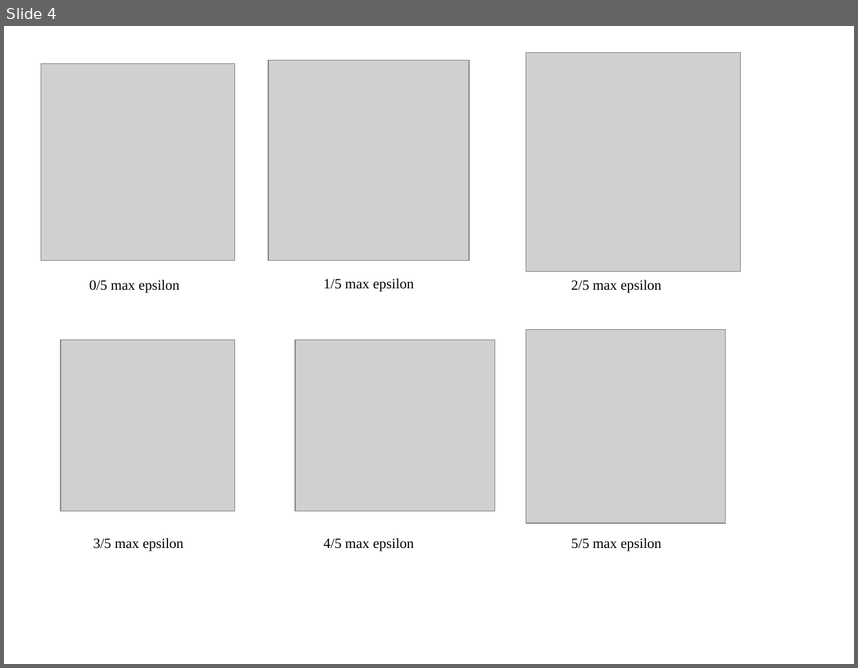
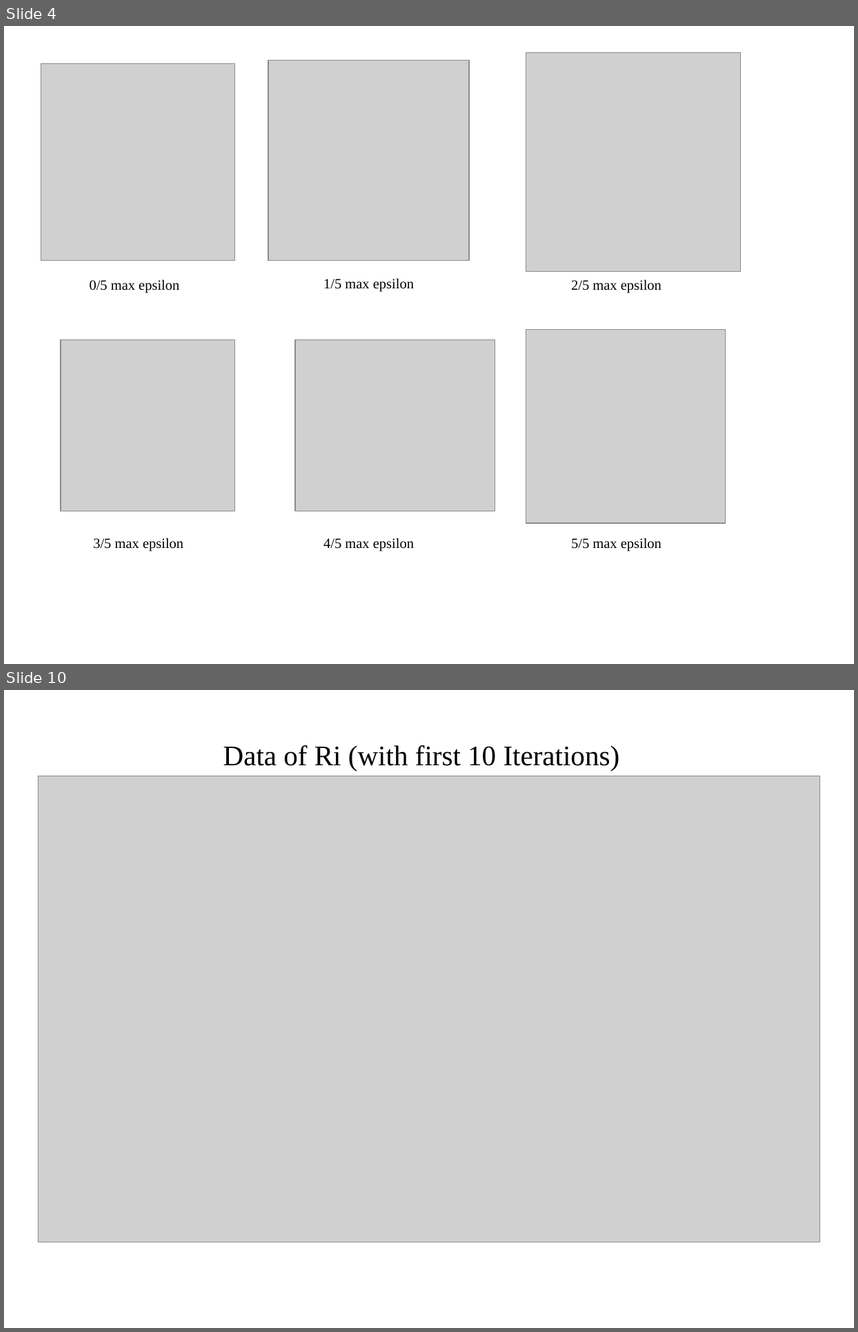
Before and after one commit to Hellozepp117/bolun117, a slide deck: papers/report 11 25.ppt. Shown one above the other, each under a label of ours: slide 4 before the commit, slides 4 and 10 after it; the slides between them are not shown. The pictures are 858x668 and 858x1332 pixels, drawn with LibreOffice and Linux fonts; fonts in the diff are those of the drawing; grey boxes stand for pictures; background and template pictures are left out. Boxes give left, top, right and bottom in pixels: in the first picture for what was removed or moved away, otherwise in the second. Text is boxed around its words. In the diff, an @@ line names an element or a change of style, - is before the commit and + after.

```diff
--- a/papers/report 11 25.ppt
+++ b/papers/report 11 25.ppt
@@ slide 10 added at (4,690,854,1328), background picture (left out) @@
@@ text added at (223,745,620,771), 24 pt, text #000000 @@
+Data of Ri (with first 10 Iterations)
@@ picture added at (38,776,820,1242) @@
```
Also in this commit, not shown: 1 slide changed, 12 other slides added, 1 slide removed, 9 other files.
